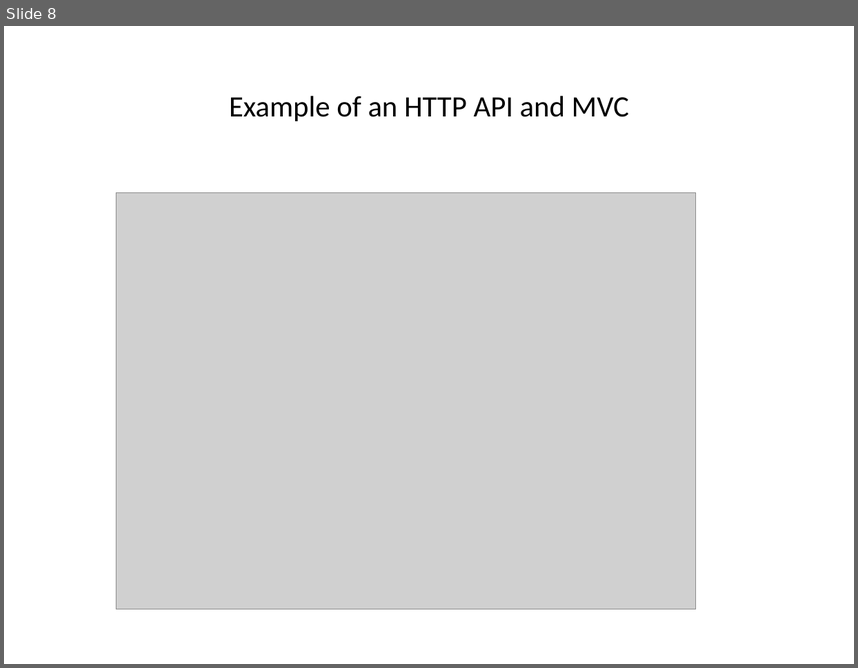
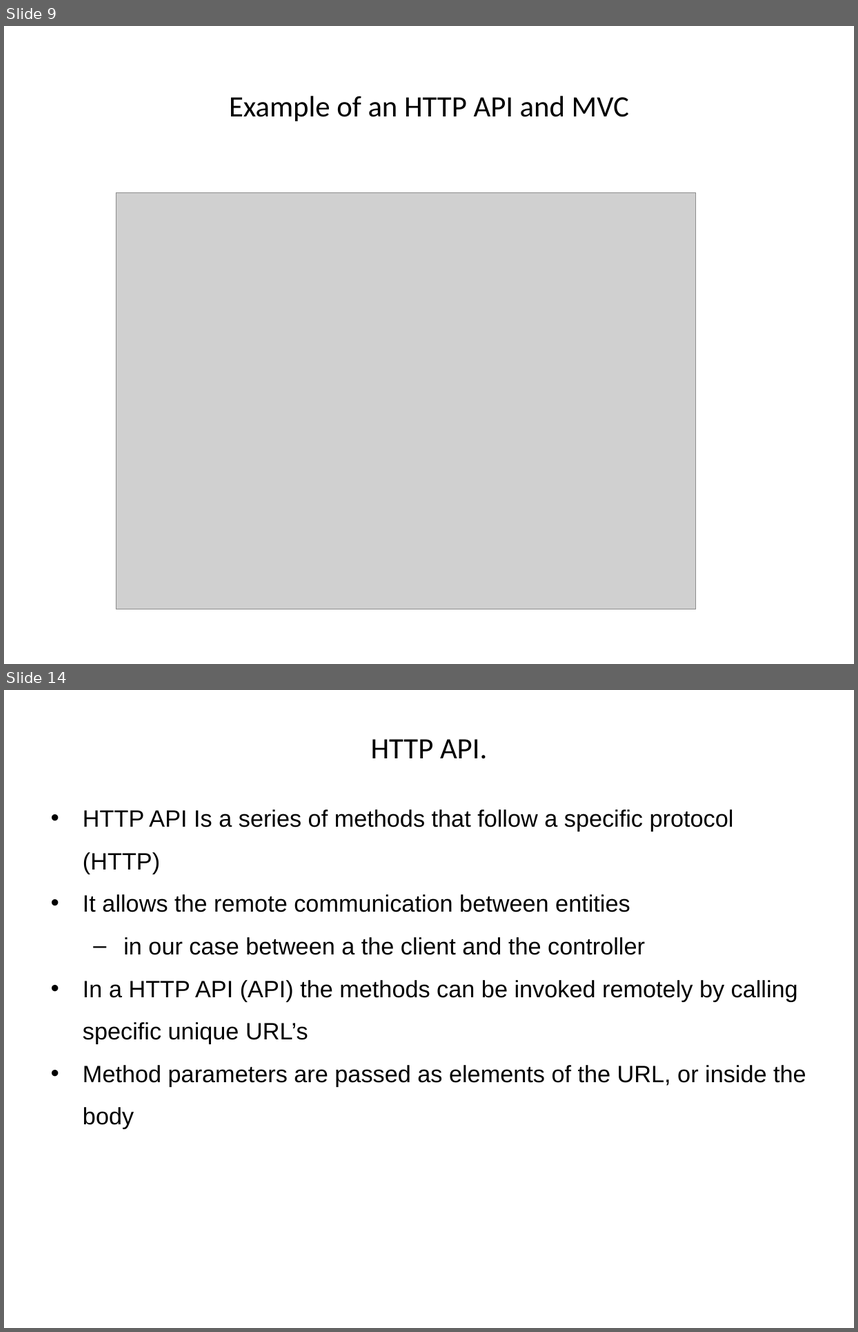
Before and after one commit to hogeschool/Development-5, a slide deck: Lectures/Lecture3/lesson3.pptx. Shown one above the other, each under a label of ours: slide 8 before the commit, slides 9 and 14 after it; the slides between them are not shown. The pictures are 858x668 and 858x1332 pixels, drawn with LibreOffice and Linux fonts; fonts in the diff are those of the drawing; grey boxes stand for pictures. Boxes give left, top, right and bottom in pixels: in the first picture for what was removed or moved away, otherwise in the second. Text is boxed around its words. In the diff, an @@ line names an element or a change of style, - is before the commit and + after.

```diff
--- a/Lectures/Lecture3/lesson3.pptx
+++ b/Lectures/Lecture3/lesson3.pptx
@@ slide 14 added at (x1=4, y1=690, x2=854, y2=1328), background #FFFFFF @@
@@ title added at (x1=371, y1=739, x2=487, y2=759), 25 pt, text #000000 @@
+HTTP API.
@@ text added at (x1=83, y1=809, x2=806, y2=1129), 20 pt, text #000000 @@
+• HTTP API Is a series of methods that follow a specific protocol (HTTP)
+• It allows the remote communication between entities
+  – in our case between a the client and the controller
+• In a HTTP API (API) the methods can be invoked remotely by calling specific unique URL’s
+• Method parameters are passed as elements of the URL, or inside the body
@@ what was slide 8 is now slide 9 @@
```
Also in this commit, not shown: 9 slides changed, 7 other slides added, 2 other files.
